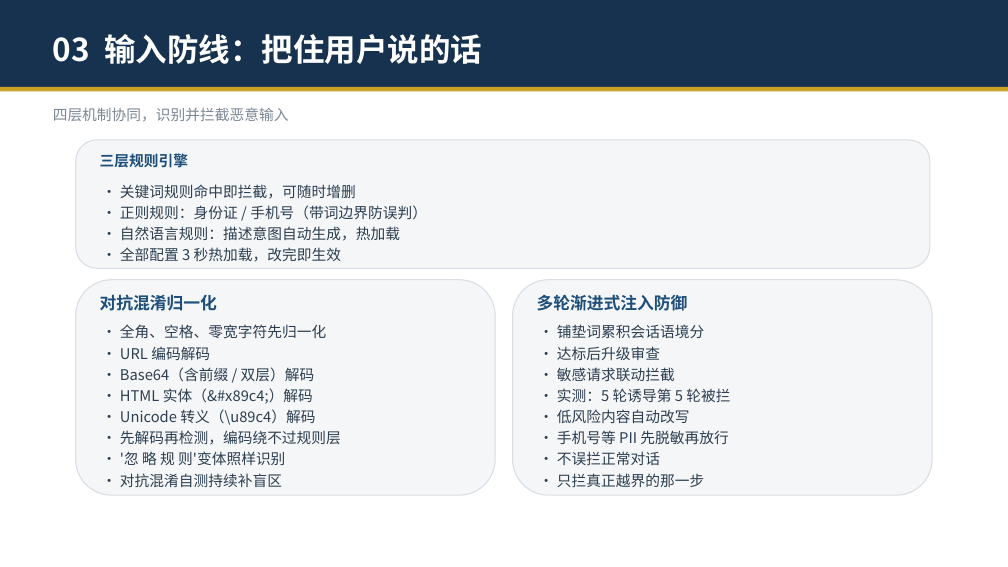
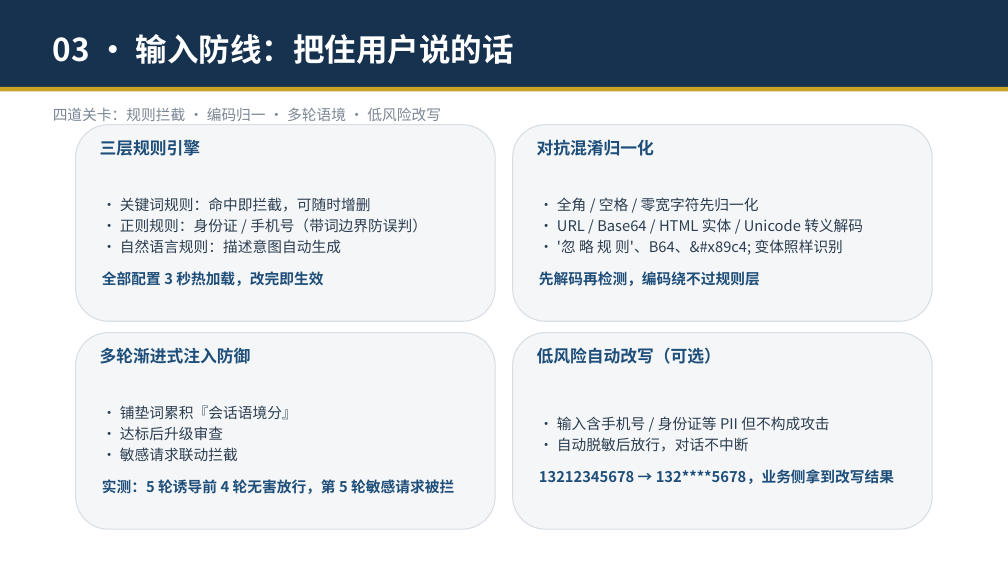
Before and after one commit to zhengyucheng-ktt/security-guard-agent, a slide deck: slide 6 of 安全交互守护智能体-演示.pptx. Drawn at 1008x567 pixels with LibreOffice and Linux fonts; fonts in the diff are those of the drawing. Boxes give left, top, right and bottom in pixels: in the first picture for what was removed or moved away, otherwise in the second. Text is boxed around its words. In the diff, an @@ line names an element or a change of style, - is before the commit and + after.

Commit message:
重新生成PPT(白名单术语修正后的最新版)

```diff
--- a/安全交互守护智能体-演示.pptx
+++ b/安全交互守护智能体-演示.pptx
@@ text at (x1=53, y1=34, x2=514, y2=64): text changed @@
-03 输入防线：把住用户说的话
+03 · 输入防线：把住用户说的话
@@ text at (x1=53, y1=107, x2=441, y2=121): text changed @@
-四层机制协同，识别并拦截恶意输入
+四道关卡：规则拦截 · 编码归一 · 多轮语境 · 低风险改写
@@ rounded rectangle resized from (x1=76, y1=140, x2=930, y2=268) to (x1=76, y1=125, x2=495, y2=321) @@
@@ text "三层规则引擎" moved from (x1=100, y1=153, x2=188, y2=167) to (x1=100, y1=139, x2=200, y2=156) @@
@@ text "三层规则引擎" at (x1=100, y1=139, x2=200, y2=156): size 14 to 16 pt @@
@@ rounded rectangle resized from (x1=76, y1=280, x2=495, y2=495) to (x1=513, y1=125, x2=932, y2=321) @@
@@ text "对抗混淆归一化" moved from (x1=100, y1=294, x2=217, y2=311) to (x1=537, y1=139, x2=654, y2=156) @@
@@ text "• 关键词规则：命中即拦截，可随时增删" moved from (x1=120, y1=184, x2=427, y2=262) to (x1=102, y1=197, x2=427, y2=289) @@
@@ text at (x1=120, y1=197, x2=371, y2=212): text changed @@
-• 关键词规则命中即拦截，可随时增删
+• 关键词规则：命中即拦截，可随时增删
@@ text at (x1=539, y1=197, x2=863, y2=286): text changed @@
-• 全角、空格、零宽字符先归一化
-• URL 编码解码
-• Base64（含前缀 / 双层）解码
-• HTML 实体（&#x89c4;）解码
-• Unicode 转义（\u89c4）解码
-• 先解码再检测，编码绕不过规则层
-• '忽 略 规 则'变体照样识别
-• 对抗混淆自测持续补盲区
+• 全角 / 空格 / 零宽字符先归一化
+• URL / Base64 / HTML 实体 / Unicode 转义解码
+• '忽 略 规 则'、B64、&#x89c4; 变体照样识别
+先解码再检测，编码绕不过规则层
@@ text at (x1=102, y1=239, x2=341, y2=289): text changed @@
-• 自然语言规则：描述意图自动生成，热加载
-• 全部配置 3 秒热加载，改完即生效
+• 自然语言规则：描述意图自动生成
+全部配置 3 秒热加载，改完即生效
@@ rounded rectangle resized from (x1=513, y1=280, x2=932, y2=495) to (x1=76, y1=333, x2=495, y2=529) @@
@@ text "多轮渐进式注入防御" moved from (x1=537, y1=295, x2=688, y2=311) to (x1=100, y1=348, x2=251, y2=364) @@
@@ rounded rectangle added at (x1=513, y1=333, x2=932, y2=529), fill #F4F6F8, outline #D8DEE4 1 pt @@
@@ text added at (x1=537, y1=347, x2=721, y2=364), 16 pt, text #1E4E79, bold @@
+低风险自动改写（可选）
@@ text "• 铺垫词累积『会话语境分』" moved from (x1=557, y1=324, x2=730, y2=487) to (x1=102, y1=405, x2=454, y2=494) @@
@@ text at (x1=120, y1=405, x2=297, y2=420): text changed @@
-• 铺垫词累积会话语境分
+• 铺垫词累积『会话语境分』
@@ text added at (x1=539, y1=416, x2=894, y2=484), 14 pt, text #2C3E50 @@
+• 输入含手机号 / 身份证等 PII 但不构成攻击
+• 自动脱敏后放行，对话不中断
+13212345678 → 132****5678，业务侧拿到改写结果
@@ text at (x1=102, y1=479, x2=454, y2=494): text changed; text colour #2C3E50 to #1E4E79; bold on @@
-• 实测：5 轮诱导第 5 轮被拦
-• 低风险内容自动改写
-• 手机号等 PII 先脱敏再放行
-• 不误拦正常对话
-• 只拦真正越界的那一步
+实测：5 轮诱导前 4 轮无害放行，第 5 轮敏感请求被拦
```
Also in this commit, not shown: 13 other slides changed, 1 slide added.
